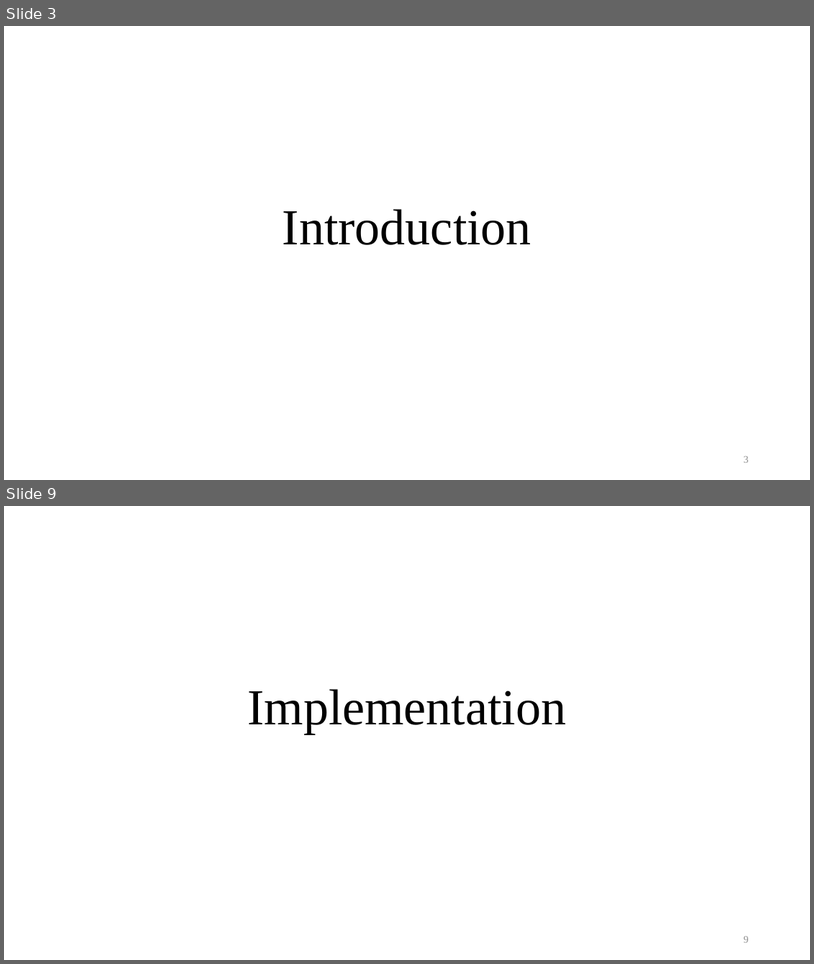
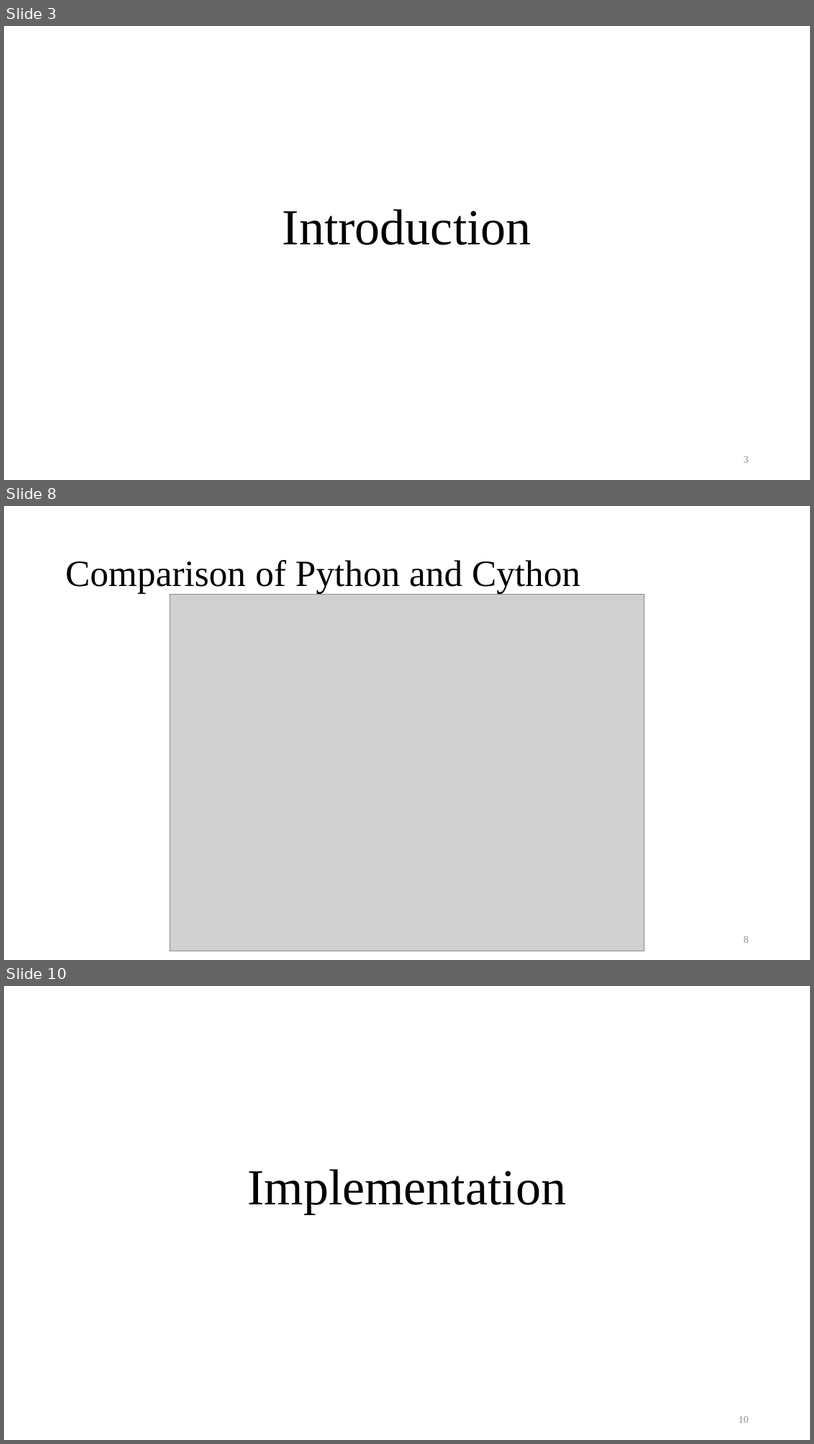
Before and after one commit to Ch-EnShen/intro_to_cp_I_mid, a slide deck: Introduction to cython.pptx. Shown one above the other, each under a label of ours: slides 3 and 9 before the commit, slides 3, 8 and 10 after it; the slides between them are not shown. The pictures are 814x964 and 814x1444 pixels, drawn with LibreOffice and Linux fonts; fonts in the diff are those of the drawing; grey boxes stand for pictures. Boxes give left, top, right and bottom in pixels: in the first picture for what was removed or moved away, otherwise in the second. Text is boxed around its words. In the diff, an @@ line names an element or a change of style, - is before the commit and + after.

```diff
--- a/Introduction to cython.pptx
+++ b/Introduction to cython.pptx
@@ slide 8 added at [4,506,810,960], background #FFFFFF @@
@@ title added at [65,560,581,593], 44 pt, text #000000 @@
+Comparison of Python and Cython
@@ picture added at [170,595,646,951] @@
@@ page number added at [744,936,749,942], 12 pt, text #8C8C8C @@
+8
@@ what was slide 9 is now slide 10 @@
@@ page number at [739,1416,749,1422]: text changed @@
-9
+10
```
Also in this commit, not shown: 10 slides changed, 6 other files.
